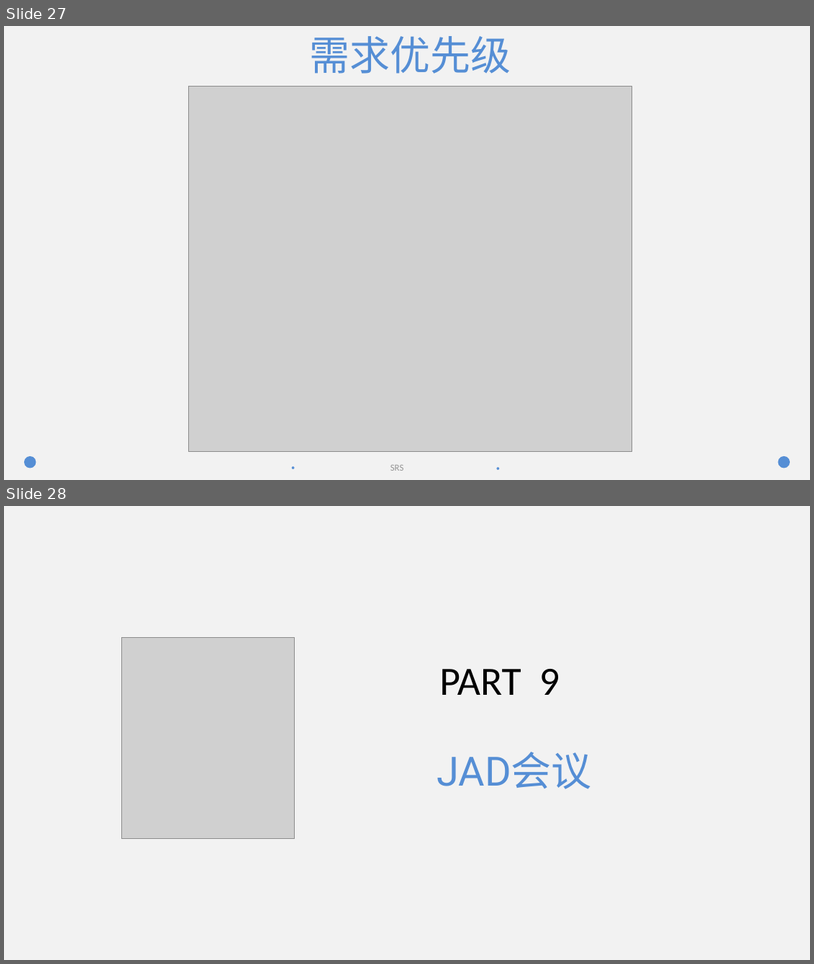
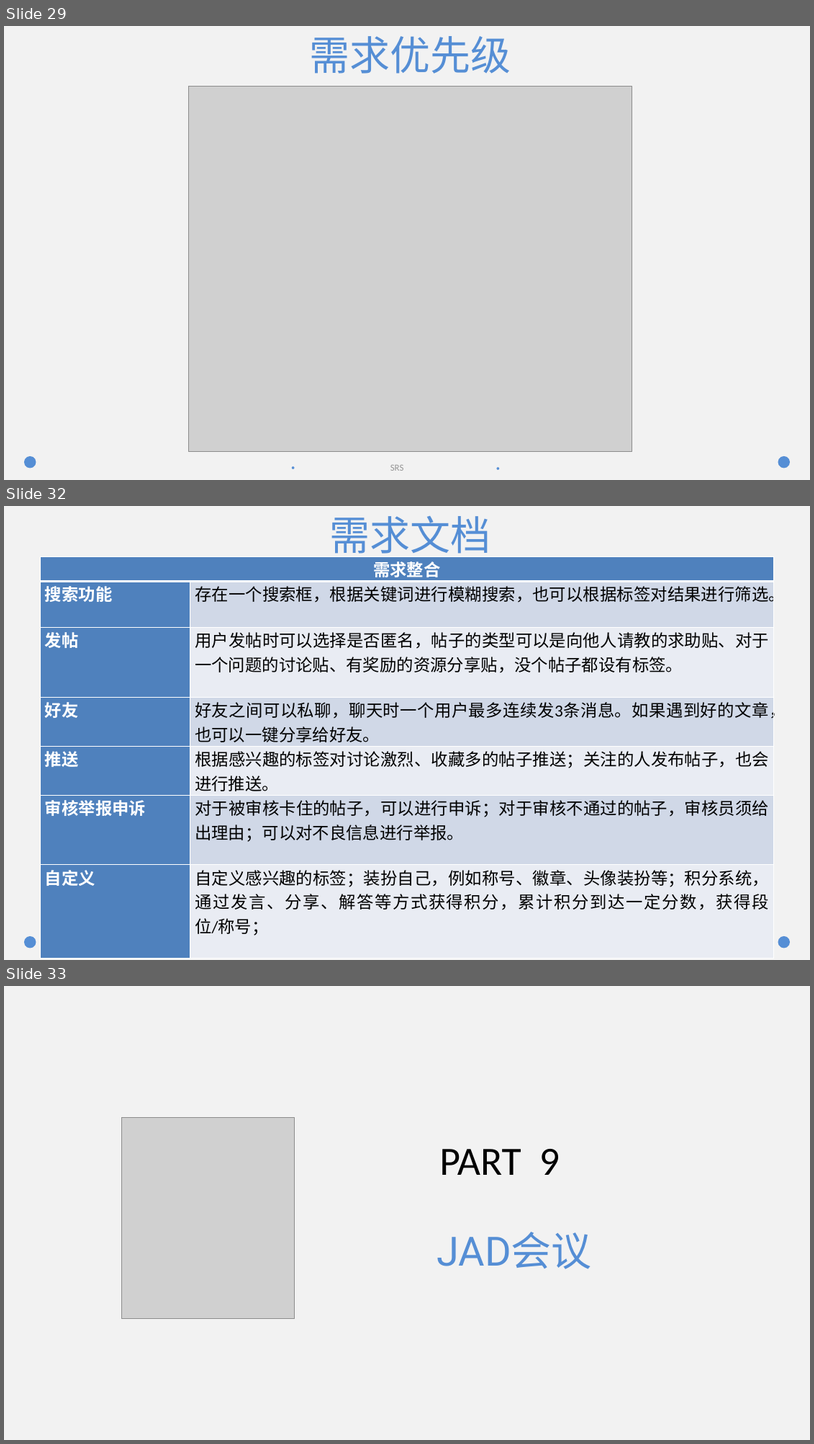
Before and after one commit to lenovo-wu/G016ZUCC-SRA2022, a slide deck: SRS评审.pptx. Shown one above the other, each under a label of ours: slides 27 and 28 before the commit, slides 29, 32 and 33 after it; the slides between them are not shown. The pictures are 814x964 and 814x1444 pixels, drawn with LibreOffice and Linux fonts; fonts in the diff are those of the drawing; grey boxes stand for pictures. Boxes give left, top, right and bottom in pixels: in the first picture for what was removed or moved away, otherwise in the second. Text is boxed around its words. In the diff, an @@ line names an element or a change of style, - is before the commit and + after.

```diff
--- a/SRS评审.pptx
+++ b/SRS评审.pptx
@@ slide 32 added at (x1=4, y1=506, x2=810, y2=960), background #F2F2F2; not listed: 4 template elements that a slide beside it also shows @@
@@ title added at (x1=329, y1=516, x2=491, y2=561), 48 pt, text #558ED5 @@
+需求文档
@@ table added at (x1=40, y1=557, x2=774, y2=952), 7 rows, 2 columns @@
+需求整合 | 
+搜索功能 | 存在一个搜索框，根据关键词进行模糊搜索，也可以根据标签对结果进行筛选。
+发帖 | 用户发帖时可以选择是否匿名，帖子的类型可以是向他人请教的求助贴、对于一个问题的讨论贴、有奖励的资源分享贴，没个帖子都设有标签。
+好友 | 好友之间可以私聊，聊天时一个用户最多连续发3条消息。如果遇到好的文章，也可以一键分享给好友。
+推送 | 根据感兴趣的标签对讨论激烈、收藏多的帖子推送；关注的人发布帖子，也会进行推送。
+审核举报申诉 | 对于被审核卡住的帖子，可以进行申诉；对于审核不通过的帖子，审核员须给出理由；可以对不良信息进行举报。
+自定义 | 自定义感兴趣的标签；装扮自己，例如称号、徽章、头像装扮等；积分系统，通过发言、分享、解答等方式获得积分，累计积分到达一定分数，获得段位/称号；
@@ what was slide 27 is now slide 29 @@
@@ what was slide 28 is now slide 33 @@
```
Also in this commit, not shown: 1 slide changed, 6 other slides added, 2 slides removed.
